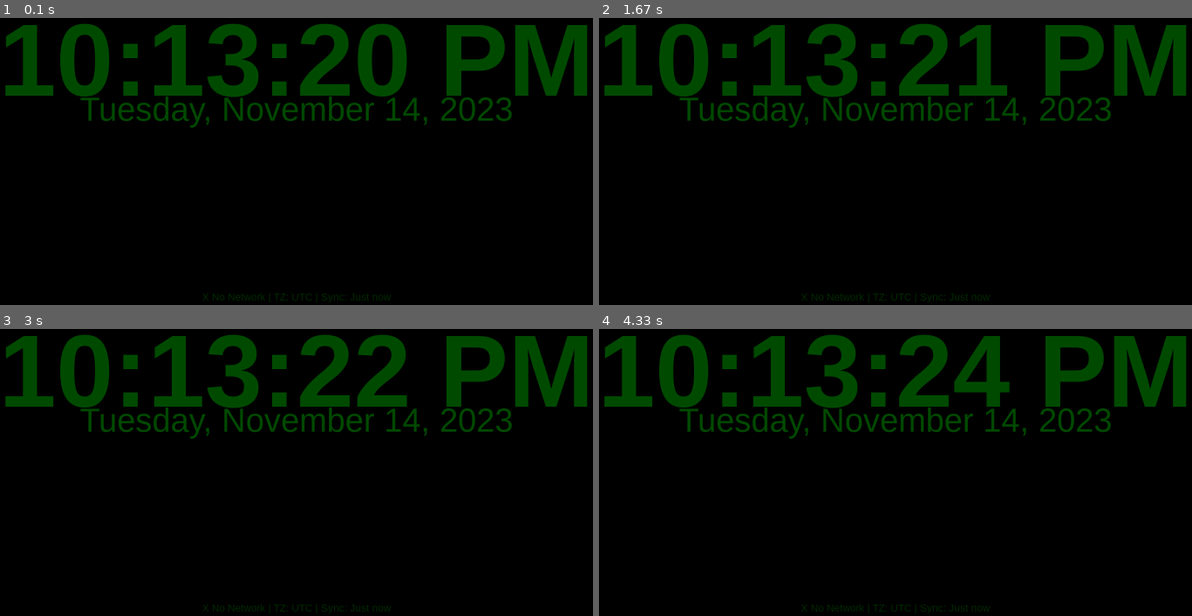
Above: before the commit, frames 1-4 (two rows, left to right).
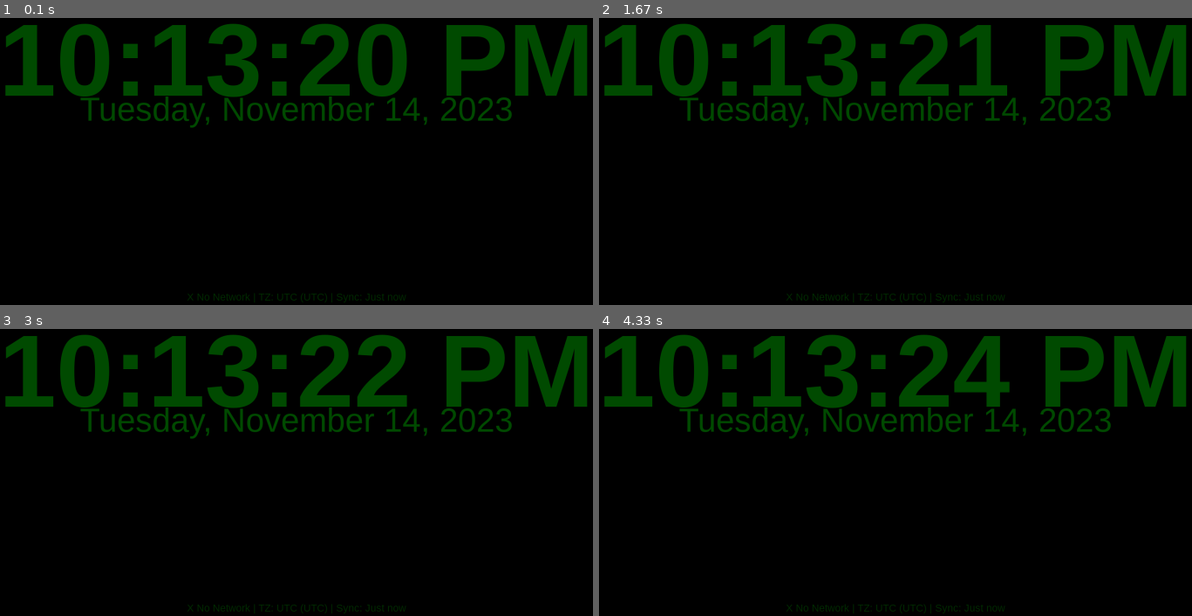
Above: after the commit, the same moments.

Repository: AhsenBaig-boilerplate/rpi-digital-clock
Game: pygame game, started from app/clock_display.py
The game is run twice, just before and just after one commit, with the same random seed, the same clock (stepped at 60 frames per second) and the same inputs.
Inputs:
- Up to frame 1 (0.1 s): no input
- Up to frame 2 (1.67 s): no input
- Up to frame 3 (3 s): no input
- Up to frame 4 (4.33 s): no input

The runs differ from the first frame. In frame 1, 0.2% of the frame differs, in the area x 31-69%, y 96-100%; in frame 2, 0.2%; in frame 3, 0.2%; in frame 4, 0.2%.

Commit message:
Show timezone abbreviation and log env vars (masked)
- Prefer TIMEZONE env var over TZ for timezone name
- Status bar shows TZ: PST (America/Los_Angeles) when configured
- Added startup logging of key environment variables
- Masks sensitive values (API keys, tokens, secrets)
- Includes BALENA_ prefixes where applicable

Diff:
--- a/app/clock_display.py
+++ b/app/clock_display.py
@@ -10,6 +10,7 @@
 import socket
 import subprocess
 import random
+import time
 from datetime import datetime
 from pathlib import Path
 import yaml
@@ -89,7 +90,8 @@
         # Network and sync tracking
         self.last_ntp_sync = None
         self.network_status = "Unknown"
-        self.timezone_name = os.environ.get('TZ', 'UTC')
+        # Prefer TIMEZONE env var, fallback to TZ, else system default
+        self.timezone_name = os.environ.get('TIMEZONE') or os.environ.get('TZ') or 'UTC'
         self.last_status_check = 0
 
         # Screensaver configuration
@@ -423,9 +425,15 @@
         else:
             status_items.append("X No Network")
 
-        # Timezone with symbol
+        # Timezone with abbreviation and full name
+        try:
+            tz_abbr = time.strftime('%Z')
+        except Exception:
+            tz_abbr = "TZ"
         if self.timezone_name:
-            status_items.append(f"TZ: {self.timezone_name}")
+            status_items.append(f"TZ: {tz_abbr} ({self.timezone_name})")
+        else:
+            status_items.append(f"TZ: {tz_abbr}")
 
         # Last sync with symbol
         status_items.append(f"Sync: {self.get_time_since_sync()}")
@@ -528,6 +536,49 @@
         logging.error(f"Error loading configuration: {e}")
         sys.exit(1)
 
+    # Log environment variables (mask sensitive values)
+    def mask(name: str, value: str) -> str:
+        if value is None:
+            return ""
+        upper = name.upper()
+        if any(s in upper for s in ["KEY", "TOKEN", "SECRET", "PASSWORD"]):
+            return "****"
+        return value
+
+    env_names = [
+        # Weather
+        "WEATHER_API_KEY", "BALENA_WEATHER_API_KEY",
+        "WEATHER_LOCATION", "BALENA_WEATHER_LOCATION",
+        "WEATHER_UNITS", "BALENA_WEATHER_UNITS",
+        "WEATHER_ENABLED", "BALENA_WEATHER_ENABLED",
+        # Time / logging / display
+        "TIMEZONE", "BALENA_TIMEZONE", "TZ",
+        "LOG_LEVEL", "BALENA_LOG_LEVEL",
+        "DISPLAY_ORIENTATION", "BALENA_DISPLAY_ORIENTATION",
+        "DISPLAY_COLOR", "BALENA_DISPLAY_COLOR",
+        "FONT_FAMILY", "BALENA_FONT_FAMILY",
+        "TIME_FONT_SIZE", "BALENA_TIME_FONT_SIZE",
+        "TIME_FORMAT_12H", "BALENA_TIME_FORMAT_12H",
+        "SHOW_SECONDS", "BALENA_SHOW_SECONDS",
+        "DATE_FORMAT", "BALENA_DATE_FORMAT",
+        # Burn-in prevention
+        "SCREENSAVER_ENABLED", "BALENA_SCREENSAVER_ENABLED",
+        "SCREENSAVER_START_HOUR", "BALENA_SCREENSAVER_START_HOUR",
+        "SCREENSAVER_END_HOUR", "BALENA_SCREENSAVER_END_HOUR",
+        "PIXEL_SHIFT_ENABLED", "BALENA_PIXEL_SHIFT_ENABLED",
+        "PIXEL_SHIFT_INTERVAL_SECONDS", "BALENA_PIXEL_SHIFT_INTERVAL_SECONDS",
+        "PIXEL_SHIFT_DISABLE_START_HOUR", "BALENA_PIXEL_SHIFT_DISABLE_START_HOUR",
+        "PIXEL_SHIFT_DISABLE_END_HOUR", "BALENA_PIXEL_SHIFT_DISABLE_END_HOUR",
+        "DIM_AT_NIGHT", "BALENA_DIM_AT_NIGHT",
+        "NIGHT_BRIGHTNESS", "BALENA_NIGHT_BRIGHTNESS",
+        "NIGHT_START_HOUR", "BALENA_NIGHT_START_HOUR",
+        "NIGHT_END_HOUR", "BALENA_NIGHT_END_HOUR",
+    ]
+    logging.info("Environment variables (masked where sensitive):")
+    for name in env_names:
+        if name in os.environ:
+            logging.info(f"  {name}={mask(name, os.environ.get(name))}")
+
     # Create and run clock
     clock = PygameClock(config)
     clock.run()
